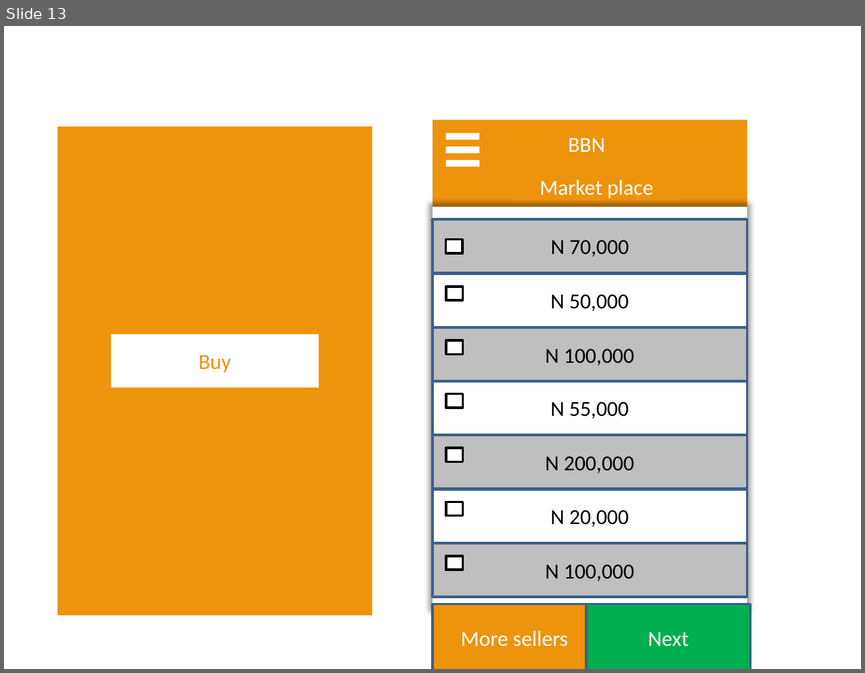
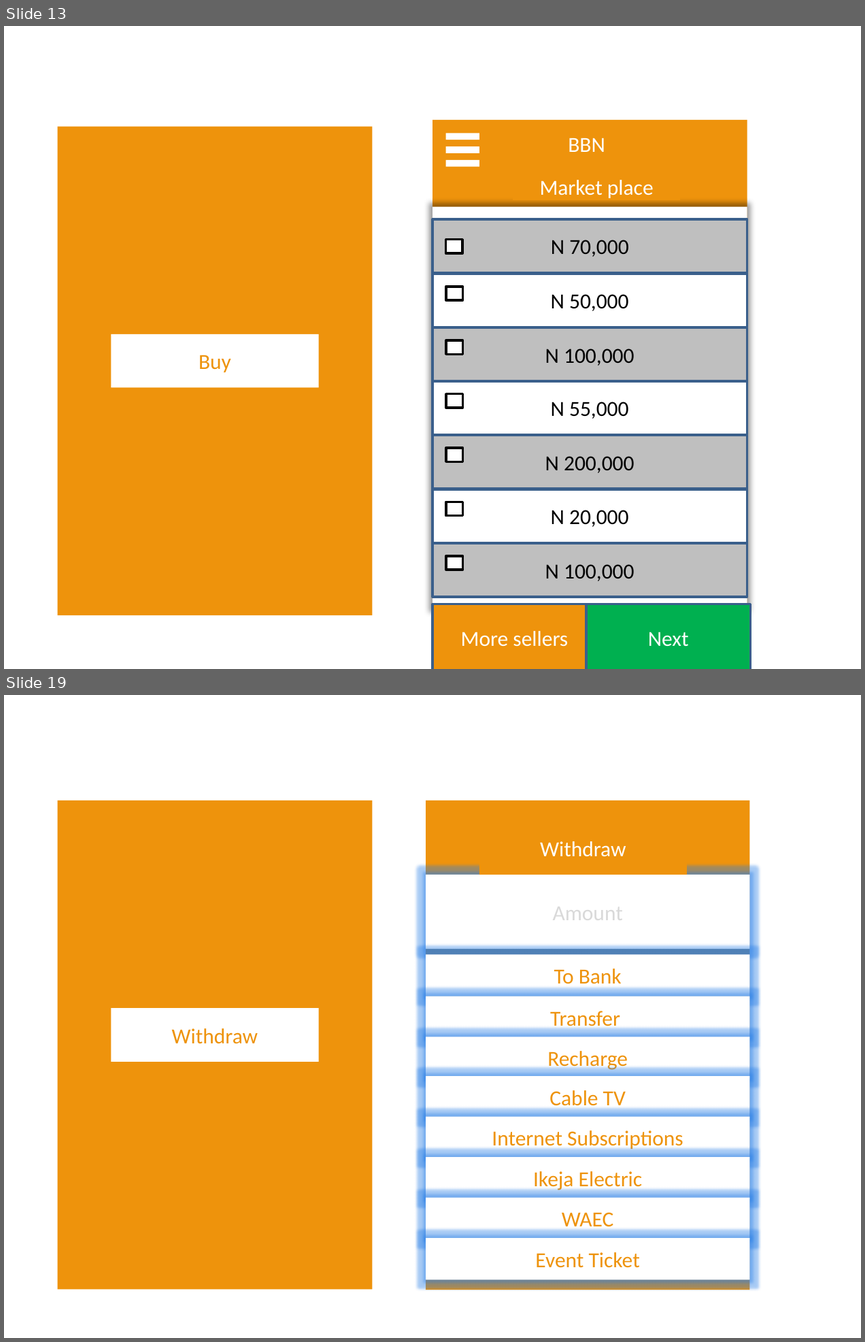
Before and after one commit to kleitz/BoonBuy, a slide deck: designs_mockups/Boonbuy Network app.pptx. Shown one above the other, each under a label of ours: slide 13 before the commit, slides 13 and 19 after it; the slides between them are not shown. The pictures are 865x673 and 865x1342 pixels, drawn with LibreOffice and Linux fonts; fonts in the diff are those of the drawing. Boxes give left, top, right and bottom in pixels: in the first picture for what was removed or moved away, otherwise in the second. Text is boxed around its words. In the diff, an @@ line names an element or a change of style, - is before the commit and + after.

```diff
--- a/designs_mockups/Boonbuy Network app.pptx
+++ b/designs_mockups/Boonbuy Network app.pptx
@@ slide 19 added at bbox=[4, 695, 861, 1338], background #FFFFFF @@
@@ rectangle added at bbox=[57, 800, 372, 1289], fill #EE930C @@
@@ rectangle added at bbox=[426, 800, 749, 1289], fill #EE930C @@
@@ rectangle added at bbox=[479, 821, 687, 875], fill #EE930C, 18 pt, text #FFFFFF @@
+Withdraw
@@ rectangle added at bbox=[426, 874, 749, 949], fill #FFFFFF, 18 pt, text #D9D9D9 @@
+Amount
@@ rectangle added at bbox=[426, 955, 749, 997], fill #FFFFFF, 18 pt, text #EE930C @@
+To Bank
@@ rectangle added at bbox=[426, 996, 749, 1038], fill #FFFFFF, 18 pt, text #EE930C @@
+Transfer
@@ rectangle added at bbox=[111, 1008, 318, 1062], fill #FFFFFF, 18 pt, text #EE930C @@
+Withdraw
@@ rectangle added at bbox=[426, 1037, 749, 1079], fill #FFFFFF, 18 pt, text #EE930C @@
+Recharge
@@ rectangle added at bbox=[426, 1075, 749, 1117], fill #FFFFFF, 18 pt, text #EE930C @@
+Cable TV
@@ rectangle added at bbox=[426, 1117, 749, 1159], fill #FFFFFF, 18 pt, text #EE930C @@
+Internet Subscriptions
@@ rectangle added at bbox=[426, 1157, 749, 1199], fill #FFFFFF, 18 pt, text #EE930C @@
+Ikeja Electric
@@ rectangle added at bbox=[426, 1197, 749, 1239], fill #FFFFFF, 18 pt, text #EE930C @@
+WAEC
@@ rectangle added at bbox=[426, 1238, 749, 1279], fill #FFFFFF, 18 pt, text #EE930C @@
+Event Ticket
```
Also in this commit, not shown: 12 other slides added, 27 other files.
